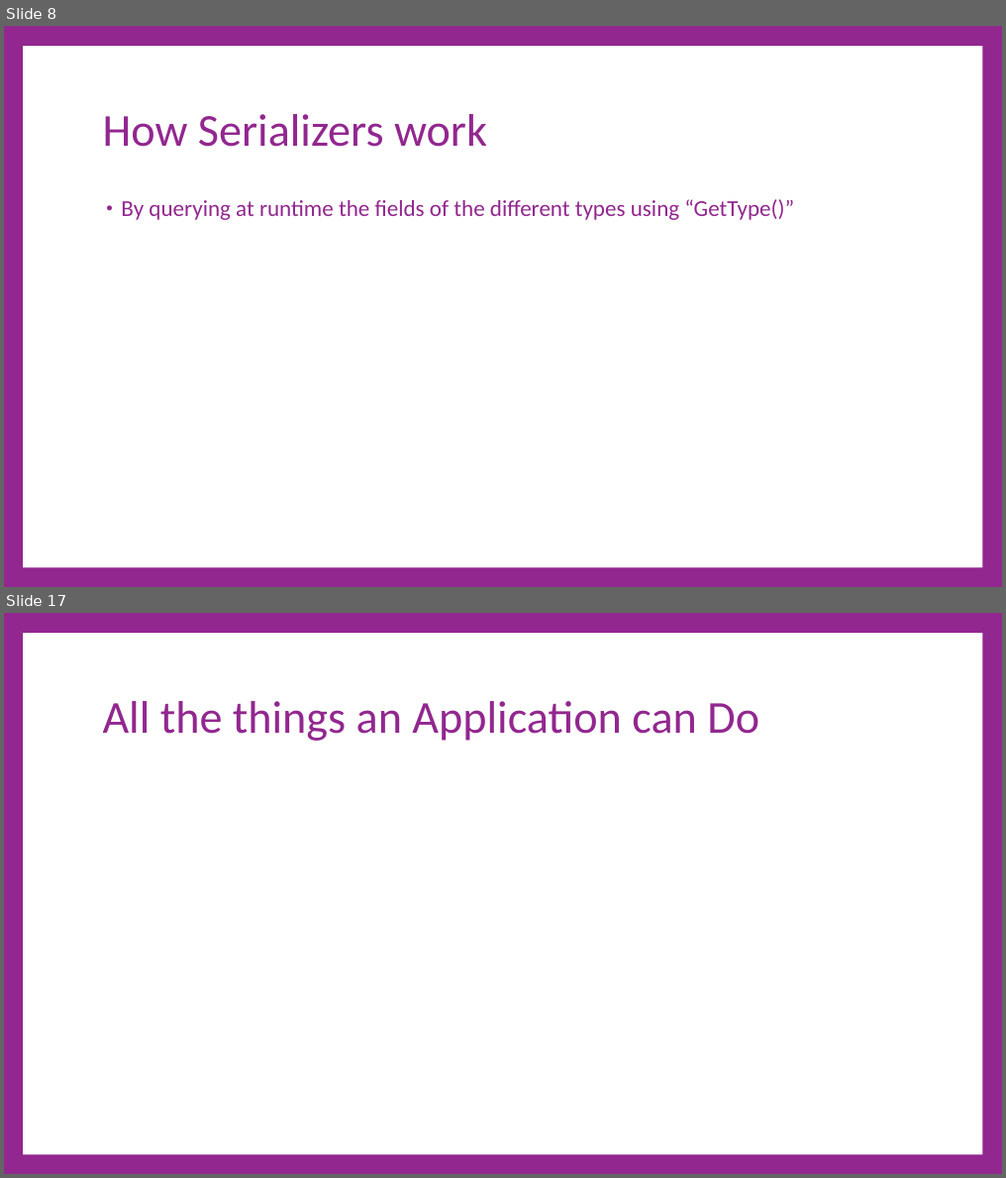
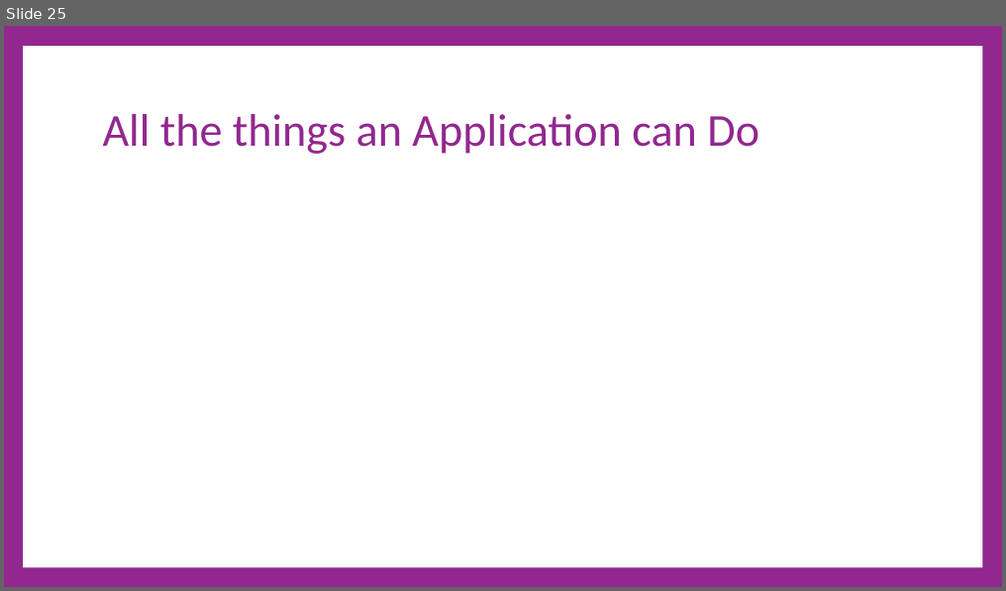
Before and after one commit to cdiggins/cs321, a slide deck: class-notes/cs321-winter-2023-lecture-17-architecture.pptx. Shown one above the other, each under a label of ours: slides 8 and 17 before the commit, slide 25 after it; the slides between them are not shown. The pictures are 1006x1178 and 1006x591 pixels, drawn with LibreOffice and Linux fonts; fonts in the diff are those of the drawing. Boxes give left, top, right and bottom in pixels: in the first picture for what was removed or moved away, otherwise in the second. Text is boxed around its words. In the diff, an @@ line names an element or a change of style, - is before the commit and + after.

```diff
--- a/class-notes/cs321-winter-2023-lecture-17-architecture.pptx
+++ b/class-notes/cs321-winter-2023-lecture-17-architecture.pptx
@@ slide 8 removed at [4,26,1002,587], background #92278F; not listed: 1 template element that a slide beside it also shows @@
@@ title removed at [103,114,487,147] @@
-How Serializers work
@@ text removed at [121,199,794,220] @@
-• By querying at runtime the fields of the different types using “GetType()”
@@ what was slide 17 is now slide 25 @@
```
Also in this commit, not shown: 7 slides changed, 19 slides added, 9 other slides removed, 1 other file.
